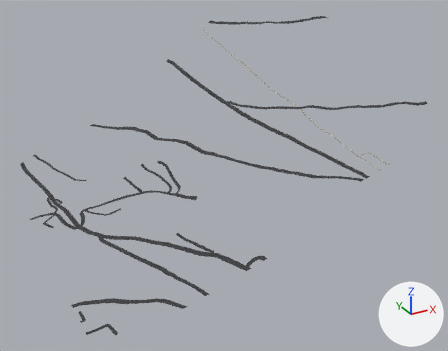
Before and after pictures for a commit that changed the glTF model gibraltar/data/build/tiles/T_E0_S2/roads.glb.
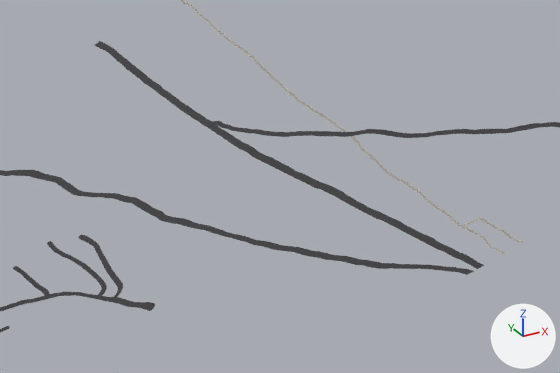
Each version appears first whole from a camera (50 mm lens) standing at (-143.0, -549.0, 501.0) and looking at (272.0, 206.0, 124.0), and next in a close-up on the part from 26% to 91% of the width and 11% to 66% of the height. Arrows for +X, +Y and +Z are at lower right; the lights stay in place. The first two pictures are the older version. Vertices at exactly the same position are counted once.

The first close-up shows 'T_E0_S2_roads'.
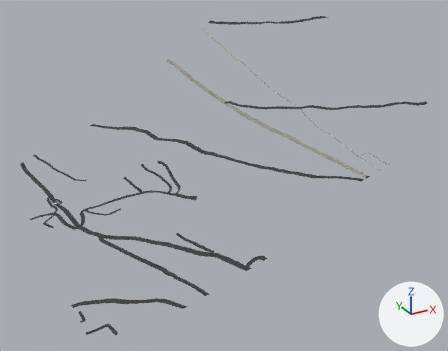
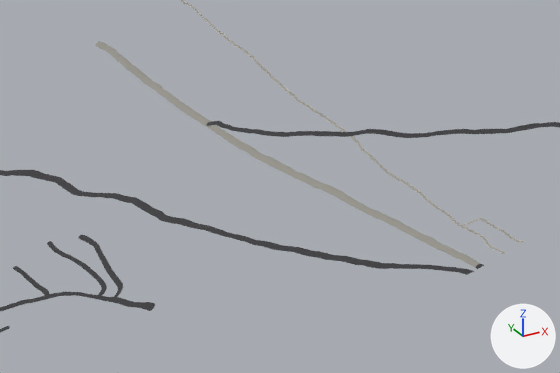
Pixel boxes (x1, y1, x2, y2) of what changed, in the close-ups (560 x 373 px):
```json
{"part": 1, "of": "me_t_e0_s2_roads", "change": "reshaped", "before": [203, 119, 484, 269], "after": [203, 119, 484, 269]}
{"part": 2, "of": "me_t_e0_s2_roads", "change": "recoloured", "before": [95, 41, 481, 266], "after": [95, 41, 481, 266]}
```

Edits to the scene script, one JSON object a line:
```json
{"block": "me_t_e0_s2_roads", "where": "# used by ob_t_e0_s2_roads; location = (0.0, 0.0, 0.0)"}
{"op": "remove", "block": "me_t_e0_s2_roads", "code": "me_t_e0_s2_roads.from_pydata(...)  # 5854 vertices, 6603 faces; spans x 0.0..500.0, y 0.0..500.0, z 42.0..332.0"}
{"op": "add", "block": "me_t_e0_s2_roads", "code": "me_t_e0_s2_roads.from_pydata(...)  # 6001 vertices, 6839 faces; spans x 0.0..500.0, y 0.0..500.0, z 42.0..332.0"}
{"block": "me_t_e0_s2_roads", "change": "me_t_e0_s2_roads part 1"}
{"block": "me_t_e0_s2_roads", "change": "146 faces are deleted"}
{"block": "me_t_e0_s2_roads", "change": "4 vertices move within x 56.0..324.0, y 228.0..275.0, z 83.0..209.0"}
{"block": "me_t_e0_s2_roads", "change": "147 vertices are added at x 30.0..372.0, y 1.0..353.0, z 76.0..210.0"}
{"block": "me_t_e0_s2_roads", "change": "382 new faces join them, mat_m_road"}
{"block": "me_t_e0_s2_roads", "change": "me_t_e0_s2_roads part 2: 655 kept faces spanning x 311.0..372.0, y 2.0..500.0, z 179.0..236.0 get new vertex colours; the middle colour goes from dark grey #38383b to grey #94928a"}
```
